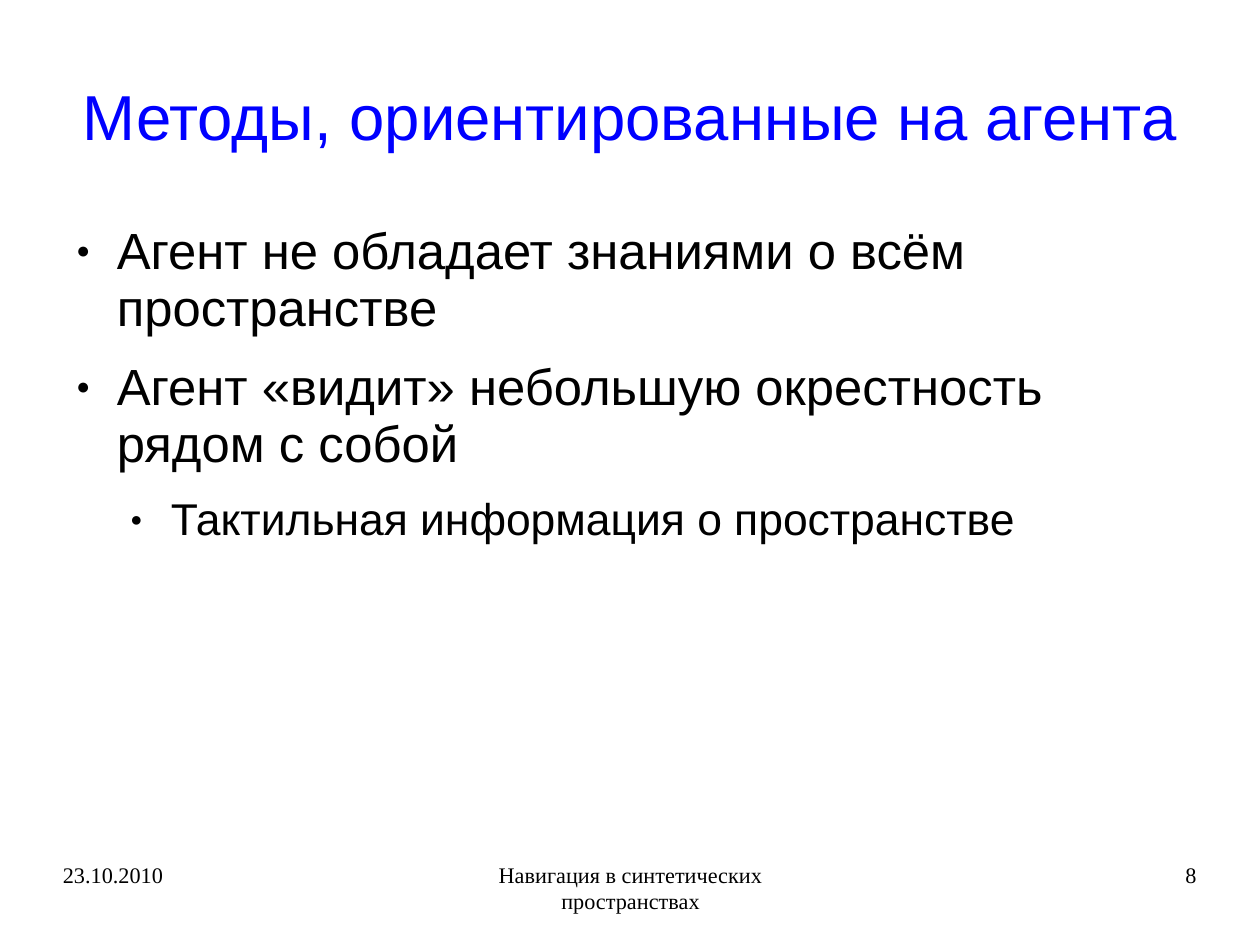
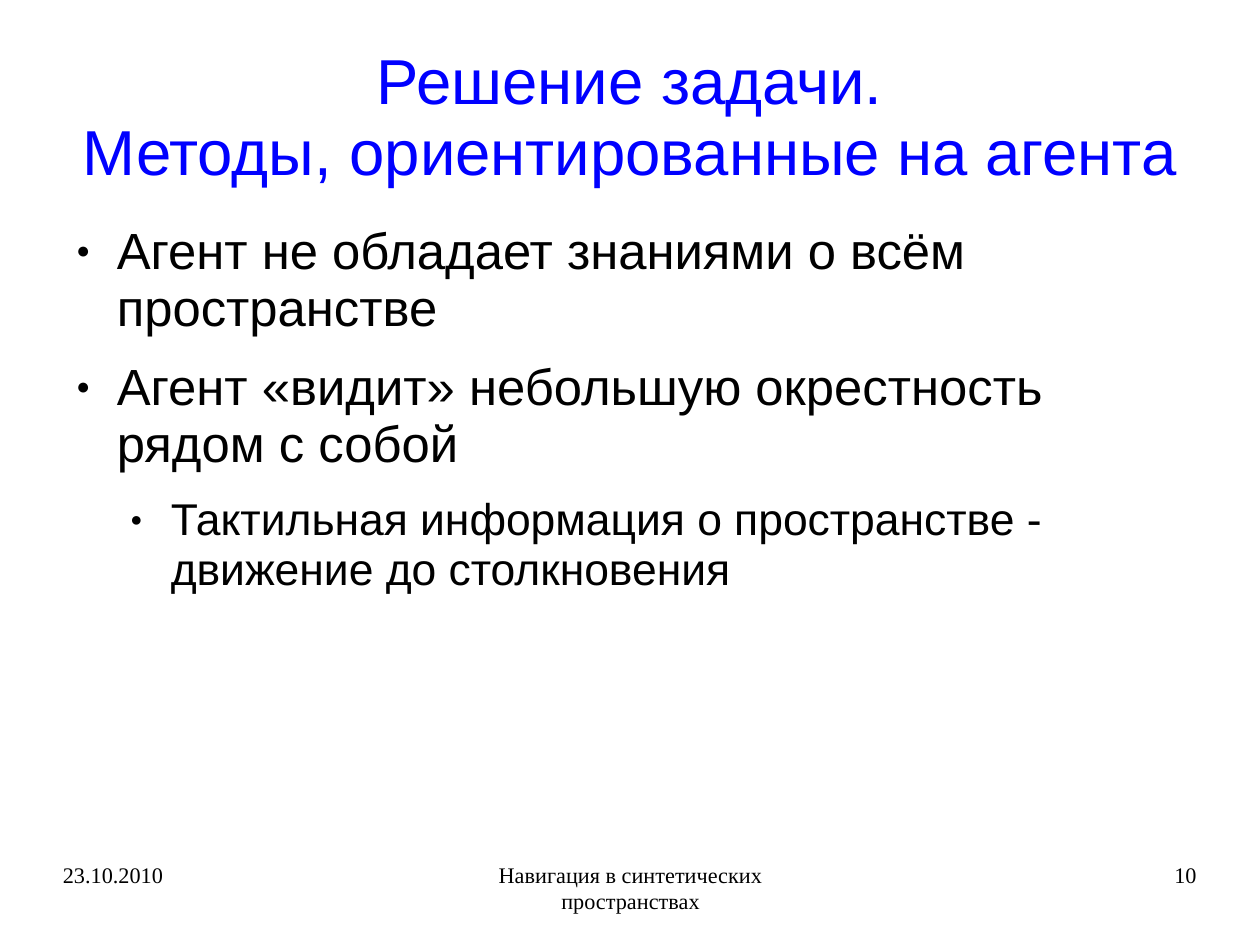
Before and after one commit to rutsky/semester09, a slide deck: slide 10 of Artificial_intelligence/Navigation_in_synthetic_space/50572_Rutsky_Navigation_in_synthetic_space.ppt (slide 8 before the commit). Drawn at 1260x945 pixels with LibreOffice and Linux fonts; fonts in the diff are those of the drawing. Boxes give left, top, right and bottom in pixels: in the first picture for what was removed or moved away, otherwise in the second. Text is boxed around its words. In the diff, an @@ line names an element or a change of style, - is before the commit and + after.

```diff
--- a/Artificial_intelligence/Navigation_in_synthetic_space/50572_Rutsky_Navigation_in_synthetic_space.ppt
+++ b/Artificial_intelligence/Navigation_in_synthetic_space/50572_Rutsky_Navigation_in_synthetic_space.ppt
@@ title at <box>83,60,1176,187</box>: text changed @@
-Методы, ориентированные на агента
+Решение задачи.
+Методы, ориентированные на агента
@@ text at <box>171,502,1014,594</box>: text changed @@
-  ● Тактильная информация о пространстве
+  ● Тактильная информация о пространстве - движение до столкновения
@@ page number at <box>1174,868,1196,884</box>: text changed @@
-8
+10
```
Also in this commit, not shown: 19 other slides changed, 4 slides added, 2 other files.
